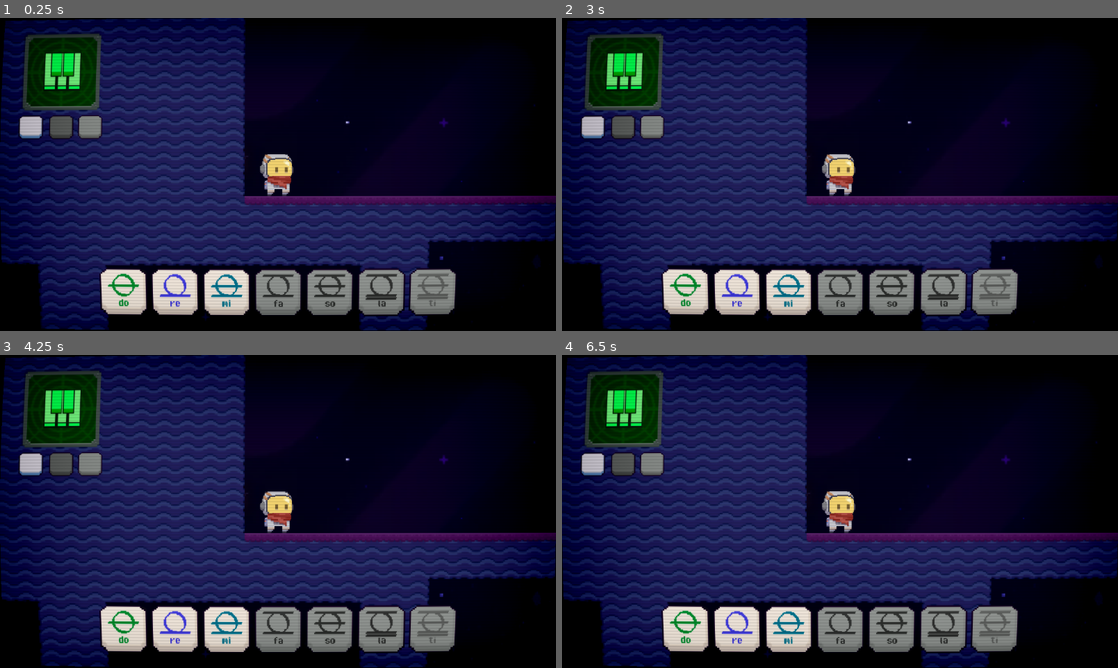
Above: before the commit, frames 1-4 (two rows, left to right).
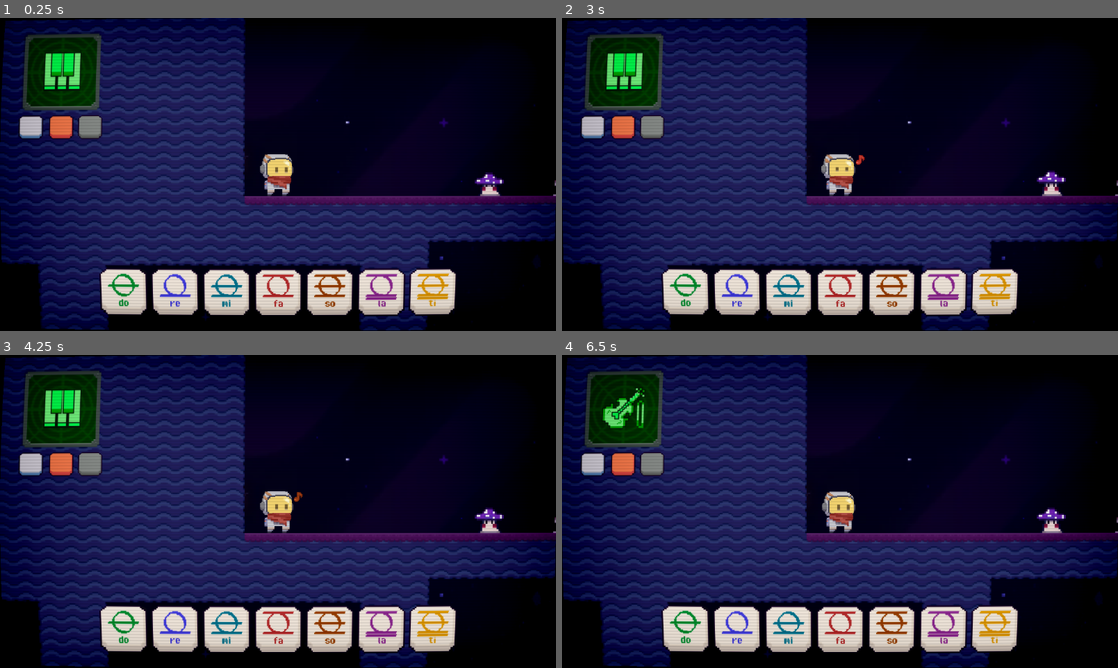
Above: after the commit, the same moments.

Repository: dafestin79/in-orbeat-level
Game: Godot game, scene res://Scenes/level_6.tscn
Two runs of this game, one before a commit and one after it. Both use one fixed random seed, a clock stepped at 60 frames per second and the inputs below. This scene is started directly instead of the project's main scene. Sound files missing from this copy of the repository are replaced by a short silence.
Inputs (mouse positions are in pixels of both pictures, inside the frame that each line leads up to):
- Up to frame 1 (0.25 s): no input
- Up to frame 2 (3 s): click "Do" at 0.5 s; click "Re" at 1.25 s; click "Mi" at 2 s; click (840, 293) at 2.75 s, where only the run after the commit has a clickable "Fa"
- Up to frame 3 (4.25 s): click (333, 630) at 3.5 s, where only the run after the commit has a clickable "So"
- Up to frame 4 (6.5 s): click (945, 630) at 4.25 s, where only the run after the commit has a clickable "La"; click (995, 630) at 5 s, where only the run after the commit has a clickable "Ti"; click (623, 464) at 5.77 s

The runs differ from the first frame. In frame 1, 5.0% of the frame differs, in the area x 8-100%, y 31-95%; in frame 2, 5.1%; in frame 3, 5.1%; in frame 4, 5.9%, in the area x 7-100%, y 10-95%.

Commit message:
Began adding gates & movers into level

Diff:
--- a/Scenes/level_6.tscn
+++ b/Scenes/level_6.tscn
@@ -9,6 +9,7 @@
 [ext_resource type="PackedScene" uid="uid://bpnfpft461iwv" path="res://Scenes/gate.tscn" id="7_28yyb"]
 [ext_resource type="PackedScene" uid="uid://c54iwrw1m1gi" path="res://Scenes/lifeform.tscn" id="8_875uj"]
 [ext_resource type="PackedScene" uid="uid://qkjd7gmxk5n7" path="res://Scenes/switch.tscn" id="9_fvdwk"]
+[ext_resource type="PackedScene" uid="uid://d4ibfvrqimumk" path="res://Scenes/mover.tscn" id="10_fdnf0"]
 [ext_resource type="PackedScene" uid="uid://cjyf3dk4bye4q" path="res://Scenes/player.tscn" id="11_fd8gt"]
 [ext_resource type="PackedScene" uid="uid://ecyf5hd6bip2" path="res://Scenes/onscreen_keyboard.tscn" id="12_mxi2s"]
 [ext_resource type="Shader" uid="uid://wqjgt66l3va8" path="res://Assets/Shader/crt.gdshader" id="13_b1wka"]
@@ -205,49 +206,70 @@
 frame_progress = 0.79224
 
 [node name="MusicComet" parent="." instance=ExtResource("6_4jl0u")]
-visible = false
-position = Vector2(910, 513)
+position = Vector2(1210, 480)
 notes_list = Array[String](["piano_1", "piano_3", "piano_5"])
 next_scene_path = "res://Scenes/level_2.tscn"
 is_randomized = true
 
+[node name="Gate 1" type="Node" parent="."]
+
+[node name="Lifeform" parent="Gate 1" instance=ExtResource("8_875uj")]
+position = Vector2(1121, 207)
+song_list = Array[String](["violin_5"])
+instruments_selection = Array[String](["violin"])
+notes_selection = Array[String](["1", "3", "5", "6", "8", "10", "12"])
+is_lifeform_for_vertice = true
+
+[node name="Switch" parent="Gate 1" instance=ExtResource("9_fvdwk")]
+position = Vector2(1171, 208)
+trigger_keys = Array[String](["violin_3", "violin_5"])
+notes_selection = Array[String](["1", "3", "5", "6", "8", "10", "12"])
+
+[node name="Gate" parent="Gate 1" node_paths=PackedStringArray("needed_vertices", "lifeform") instance=ExtResource("7_28yyb")]
+position = Vector2(1216, 256)
+rotation = -1.5708
+scale = Vector2(2, 2)
+needed_vertices = [NodePath("../Switch")]
+lifeform = NodePath("../Lifeform")
+
+[node name="Mover" parent="." node_paths=PackedStringArray("lifeform", "dest_for_decreasing", "dest_for_increasing") instance=ExtResource("10_fdnf0")]
+position = Vector2(1123, 336)
+lifeform = NodePath("Lifeform")
+dest_for_decreasing = NodePath("DecDest")
+dest_for_increasing = NodePath("IncDest")
+
+[node name="Lifeform" parent="Mover" instance=ExtResource("8_875uj")]
+position = Vector2(87, 15)
+song_list = Array[String](["piano_12"])
+instruments_selection = Array[String](["piano", "violin"])
+notes_selection = Array[String](["3", "5", "6", "8", "10"])
+is_lifeform_for_vertice = true
+
+[node name="IncDest" type="Node2D" parent="Mover"]
+position = Vector2(-139, -135)
+
+[node name="DecDest" type="Node2D" parent="Mover"]
+position = Vector2(-104, 5)
+
 [node name="Gates" type="Node2D" parent="."]
-visible = false
 position = Vector2(518.071, 493.564)
-
-[node name="Gate" parent="Gates" node_paths=PackedStringArray("needed_vertices", "lifeform") instance=ExtResource("7_28yyb")]
-position = Vector2(33.929, 2.5)
-needed_vertices = [NodePath("../../Vertices/switch")]
-lifeform = NodePath("../../Lifeforms/Lifeform")
 
 [node name="Gate2" parent="Gates" node_paths=PackedStringArray("needed_vertices", "lifeform") instance=ExtResource("7_28yyb")]
 position = Vector2(178.929, 2.5)
-needed_vertices = [NodePath("../../Vertices/switch"), NodePath("../../Vertices/switch3")]
-lifeform = NodePath("../../Lifeforms/Lifeform2")
+needed_vertices = [NodePath("../../Gate 1/Switch"), NodePath("../../Vertices/switch3")]
+lifeform = NodePath("../../Mover/Lifeform")
 
 [node name="Gate3" parent="Gates" node_paths=PackedStringArray("needed_vertices", "lifeform") instance=ExtResource("7_28yyb")]
 position = Vector2(317.929, 2.5)
-needed_vertices = [NodePath("../../Vertices/switch"), NodePath("../../Vertices/switch2"), NodePath("../../Vertices/switch3")]
+needed_vertices = [NodePath("../../Gate 1/Switch"), NodePath("../../Vertices/switch2"), NodePath("../../Vertices/switch3")]
 lifeform = NodePath("../../Lifeforms/Lifeform3")
 
 [node name="Gate4" parent="Gates" node_paths=PackedStringArray("needed_vertices", "lifeform") instance=ExtResource("7_28yyb")]
 position = Vector2(-242.071, 2.5)
-needed_vertices = [NodePath("../../Vertices/switch"), NodePath("../../Vertices/switch2")]
+needed_vertices = [NodePath("../../Gate 1/Switch"), NodePath("../../Vertices/switch2")]
 lifeform = NodePath("../../Lifeforms/Lifeform4")
 
 [node name="Lifeforms" type="Node2D" parent="."]
-visible = false
-
-[node name="Lifeform" parent="Lifeforms" instance=ExtResource("8_875uj")]
-position = Vector2(554, 447)
-song_list = Array[String](["piano_1"])
-is_lifeform_for_vertice = true
-
-[node name="Lifeform2" parent="Lifeforms" instance=ExtResource("8_875uj")]
-position = Vector2(699, 447)
-song_list = Array[String](["piano_1", "piano_3"])
-num_songs = 2
-is_lifeform_for_vertice = true
 
 [node name="Lifeform3" parent="Lifeforms" instance=ExtResource("8_875uj")]
 position = Vector2(837, 447)
@@ -262,13 +284,7 @@
 is_lifeform_for_vertice = true
 
 [node name="Vertices" type="Node2D" parent="."]
-visible = false
 position = Vector2(221, 432)
-
-[node name="switch" parent="Vertices" instance=ExtResource("9_fvdwk")]
-position = Vector2(179, 16)
-trigger_keys = Array[String](["piano_1", "piano_3"])
-notes_selection = Array[String](["1", "3", "5"])
 
 [node name="switch2" parent="Vertices" instance=ExtResource("9_fvdwk")]
 position = Vector2(99, 16)
@@ -282,8 +298,8 @@
 
 [node name="player" parent="." instance=ExtResource("11_fd8gt")]
 position = Vector2(983, 209)
-allowed_instruments = Array[String](["piano"])
-allowed_notes = Array[String](["1", "3", "5"])
+allowed_instruments = Array[String](["piano", "violin"])
+allowed_notes = Array[String](["1", "3", "5", "6", "8", "10", "12"])
 level = 1
 
 [node name="OnscreenKeyboard" parent="player" instance=ExtResource("12_mxi2s")]
Not shown: 1 places in Scenes/level_6.tscn that only renumber resources
